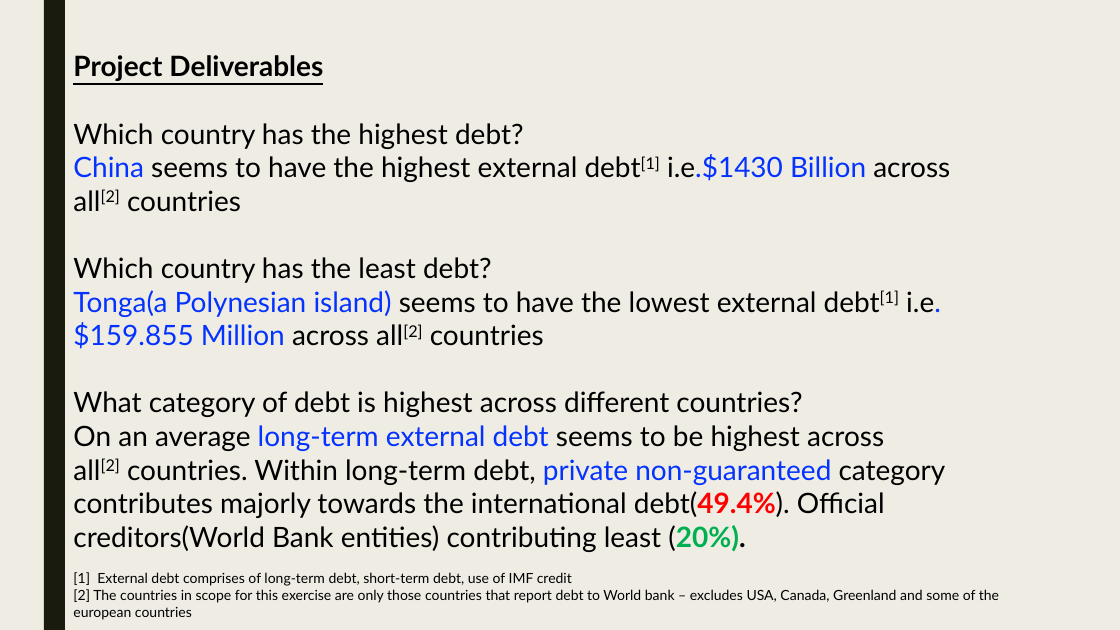
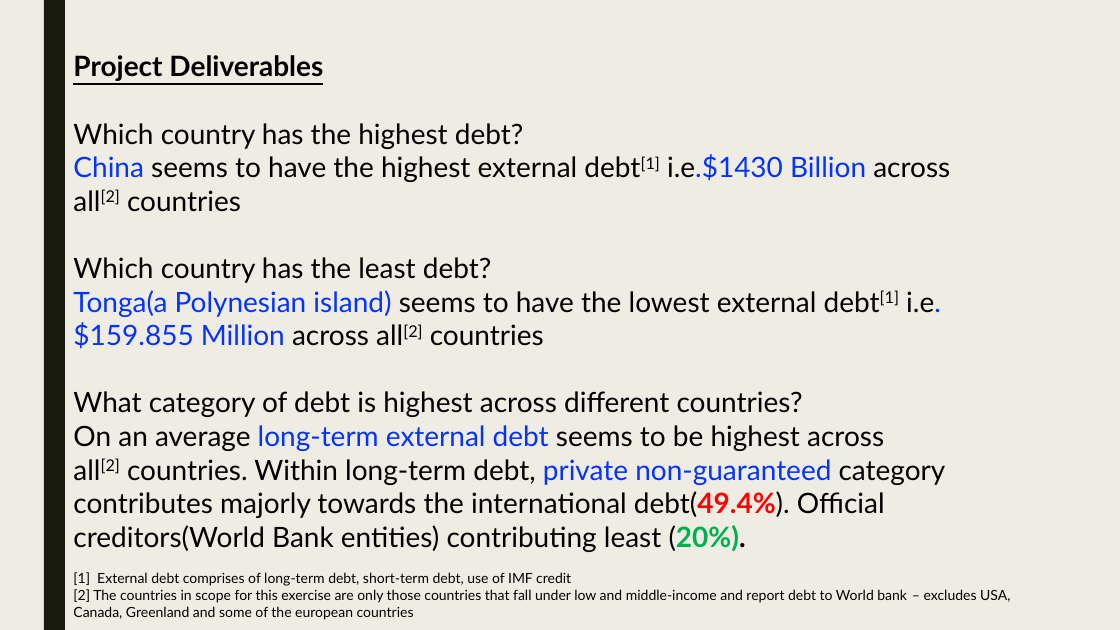
Before and after one commit to skc00/DBMS-Term-Project, a slide deck: slide 5 of Term Presentation MSDS7330-404 GrpB.pptx. Drawn at 1120x630 pixels with LibreOffice and Linux fonts; fonts in the diff are those of the drawing. Boxes give left, top, right and bottom in pixels: in the first picture for what was removed or moved away, otherwise in the second. Text is boxed around its words. In the diff, an @@ line names an element or a change of style, - is before the commit and + after.

Commit message:
Countries in scope definition

```diff
--- a/Term Presentation MSDS7330-404 GrpB.pptx
+++ b/Term Presentation MSDS7330-404 GrpB.pptx
@@ text at <box>73,589,1010,620</box>: text changed @@
-[2] The countries in scope for this exercise are only those countries that report debt to World bank – excludes USA, Canada, Greenland and some of the european countries
+[2] The countries in scope for this exercise are only those countries that fall under low and middle-income and report debt to World bank – excludes USA, Canada, Greenland and some of the european countries
```
